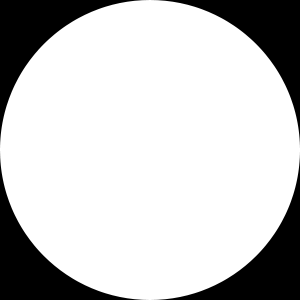
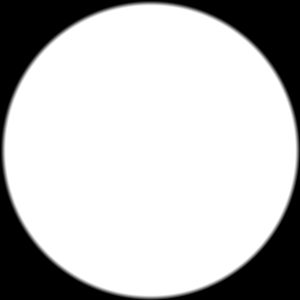
Layers edited between the first and the second 300×300 image:
pixels changed over [0, 0, 300, 300] (layer not identified)
